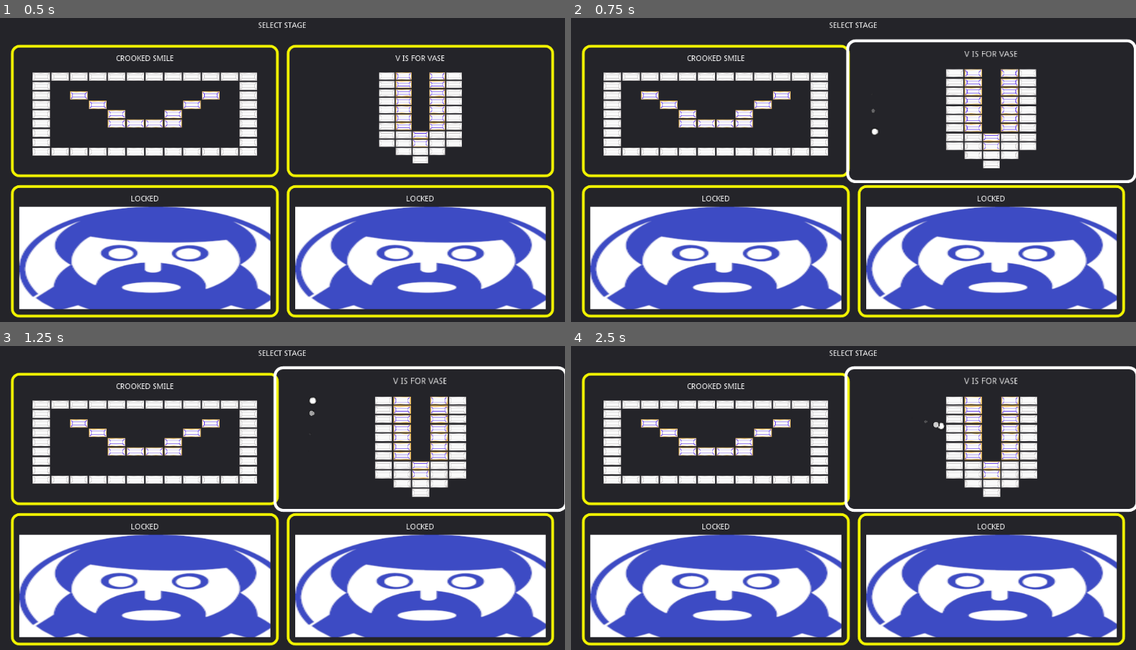
Above: before the commit, frames 1-4 (two rows, left to right).
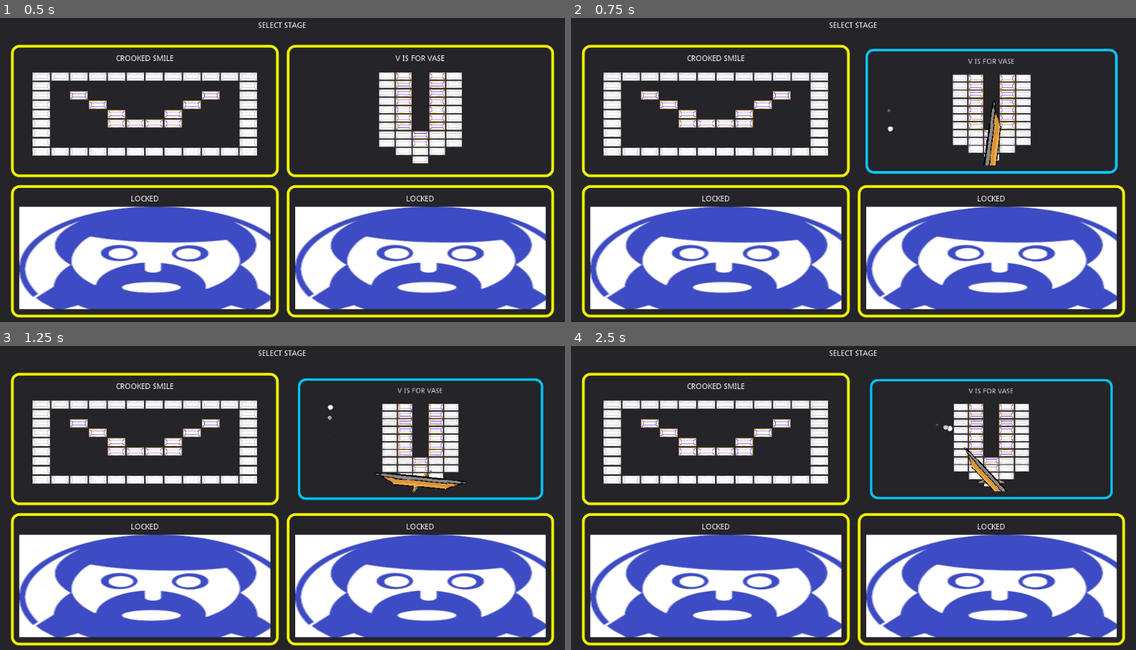
Above: after the commit, the same moments.

Repository: Anatolij-Grigorjev/Breakout4Godot
Game: Godot game, scene res://menus/StageSelectMenu.tscn
Same seed, same stepped clock (60 frames per second), same inputs: the game is played once before the commit and once after it. This scene is started directly instead of the project's main scene.
Inputs (mouse positions are in pixels of both pictures, inside the frame that each line leads up to):
- Up to frame 1 (0.5 s): no input
- Up to frame 2 (0.75 s): tap Enter (ui_accept) at 0.5, 0.6 s; move the mouse to (977, 145) at 0.52 s; hold Right (paddle_right) from 0.53 s (still down); click (977, 145) at 0.67 s
- Up to frame 3 (1.25 s): keep holding Right (paddle_right); tap Enter (ui_accept) at 0.77, 1.07 s
- Up to frame 4 (2.5 s): release Right (paddle_right) at 1.25 s; drag from (740, 507) to (825, 558) at 1.27 s; tap Enter (ui_accept) at 2, 2.3 s; move the mouse to (910, 418) at 2.02 s; hold Right (paddle_right) from 2.03 s (still down); tap Shift (paddle_shift) at 2.1 s

Frame 1 is identical in both runs. In frame 2, 6.5% of the frame differs, in the area x 48-100%, y 6-55%; in frame 3, 6.5%; in frame 4, 6.3%.

Commit message:
add stage selecting effect on stage select screen

Diff:
--- /dev/null
+++ b/game/menus/SelectStagePaddle.tscn
@@ -0,0 +1,68 @@
+[gd_scene load_steps=4 format=2]
+
+[ext_resource path="res://paddle/paddle.png" type="Texture" id=1]
+
+[sub_resource type="Animation" id=2]
+length = 0.001
+tracks/0/type = "value"
+tracks/0/path = NodePath("Sprite:scale")
+tracks/0/interp = 1
+tracks/0/loop_wrap = true
+tracks/0/imported = false
+tracks/0/enabled = true
+tracks/0/keys = {
+"times": PoolRealArray( 0 ),
+"transitions": PoolRealArray( 1 ),
+"update": 0,
+"values": [ Vector2( 1, 1 ) ]
+}
+tracks/1/type = "value"
+tracks/1/path = NodePath("Sprite:rotation_degrees")
+tracks/1/interp = 1
+tracks/1/loop_wrap = true
+tracks/1/imported = false
+tracks/1/enabled = true
+tracks/1/keys = {
+"times": PoolRealArray( 0 ),
+"transitions": PoolRealArray( 1 ),
+"update": 0,
+"values": [ 0.0 ]
+}
+
+[sub_resource type="Animation" id=1]
+resource_name = "appear"
+length = 0.6
+tracks/0/type = "value"
+tracks/0/path = NodePath("Sprite:scale")
+tracks/0/interp = 1
+tracks/0/loop_wrap = true
+tracks/0/imported = false
+tracks/0/enabled = true
+tracks/0/keys = {
+"times": PoolRealArray( 0, 0.5 ),
+"transitions": PoolRealArray( 0.535887, 1 ),
+"update": 0,
+"values": [ Vector2( 10, 5 ), Vector2( 2, 1 ) ]
+}
+tracks/1/type = "value"
+tracks/1/path = NodePath("Sprite:rotation_degrees")
+tracks/1/interp = 1
+tracks/1/loop_wrap = true
+tracks/1/imported = false
+tracks/1/enabled = true
+tracks/1/keys = {
+"times": PoolRealArray( 0, 0.6 ),
+"transitions": PoolRealArray( 0.466516, 1 ),
+"update": 0,
+"values": [ 90.0, 1080.0 ]
+}
+
+[node name="SelectStagePaddle" type="Node2D"]
+
+[node name="Sprite" type="Sprite" parent="."]
+texture = ExtResource( 1 )
+
+[node name="AnimationPlayer" type="AnimationPlayer" parent="."]
+autoplay = "appear"
+anims/RESET = SubResource( 2 )
+anims/appear = SubResource( 1 )
--- a/game/menus/StageSelectBlock.gd
+++ b/game/menus/StageSelectBlock.gd
@@ -5,6 +5,7 @@
 extends Control
 
 const BallScn = preload("res://ball/Ball.tscn")
+const SelectPaddleScn = preload("res://menus/SelectStagePaddle.tscn")
 
 export(PackedScene) var stage_bricks
 export(Vector2) var ball_position = Vector2.ZERO
@@ -22,6 +23,8 @@
 var bricks: BricksMap
 var ball: Ball
 var elements_scale_factor: float = 1.0
+
+var stage_focused = false
 
 func _ready():
 	#create duplicate of own style when several instances present and animation is possible
@@ -62,6 +65,11 @@
 	barrier_bottom.position.y = viewport_size.y + 10
 
 
+func _process(delta):
+	if Input.is_action_just_pressed("ui_accept") and stage_focused:
+		_select_stage()
+
+
 func _clear_ball():
 	if is_instance_valid(ball):
 		ball.queue_free()
@@ -69,6 +77,7 @@
 
 func _reset_view():
 	_clear_ball()
+	yield(get_tree(), "idle_frame")
 	bricks.reset_bricks()
 
 
@@ -100,11 +109,31 @@
 
 
 func _on_Panel_mouse_entered():
+	stage_focused = true
 	$AnimationPlayer.queue("hover")
 	if not is_instance_valid(ball):
 		_launch_ball()
 
 func _on_Panel_mouse_exited():
+	stage_focused = false
 	$AnimationPlayer.queue("unfocus")
 	if is_instance_valid(ball):
 		_reset_view()
+
+
+func _select_stage():
+	var paddle = _fire_selection_paddle()
+	$AnimationPlayer.play("select")
+
+	yield(paddle.get_node("AnimationPlayer"), "animation_finished")
+	print("Stage selected! This one: %s" % self.stage_title)
+
+
+func _fire_selection_paddle() -> Node2D:
+	var paddle = SelectPaddleScn.instance()
+	preview_window.add_child(paddle)
+	paddle.scale *= elements_scale_factor
+	var viewport_size = preview_window.get_visible_rect().size
+	paddle.position = Vector2(viewport_size.x / 2, viewport_size.y - 20)
+
+	return paddle
--- a/game/menus/StageSelectBlock.tscn
+++ b/game/menus/StageSelectBlock.tscn
@@ -1,7 +1,7 @@
-[gd_scene load_steps=9 format=2]
+[gd_scene load_steps=10 format=2]
 
 [ext_resource path="res://menus/StageSelectBlock.gd" type="Script" id=1]
-[ext_resource path="res://bricks/BricksMapVase.tscn" type="PackedScene" id=2]
+[ext_resource path="res://bricks/BricksMapSmile.tscn" type="PackedScene" id=2]
 [ext_resource path="res://asset_lib_icon.png" type="Texture" id=3]
 [ext_resource path="res://Barrier.tscn" type="PackedScene" id=4]
 
@@ -74,6 +74,35 @@
 "values": [ Color( 0.952941, 0.960784, 0, 1 ), Color( 1, 1, 1, 1 ) ]
 }
 
+[sub_resource type="Animation" id=5]
+resource_name = "select"
+length = 0.2
+step = 0.05
+tracks/0/type = "value"
+tracks/0/path = NodePath("Panel:rect_scale")
+tracks/0/interp = 1
+tracks/0/loop_wrap = true
+tracks/0/imported = false
+tracks/0/enabled = true
+tracks/0/keys = {
+"times": PoolRealArray( 0, 0.2 ),
+"transitions": PoolRealArray( 0.574349, 1 ),
+"update": 0,
+"values": [ Vector2( 1.1, 1.1 ), Vector2( 0.9, 0.9 ) ]
+}
+tracks/1/type = "value"
+tracks/1/path = NodePath("Panel:custom_styles/panel:border_color")
+tracks/1/interp = 1
+tracks/1/loop_wrap = true
+tracks/1/imported = false
+tracks/1/enabled = true
+tracks/1/keys = {
+"times": PoolRealArray( 0, 0.2 ),
+"transitions": PoolRealArray( 0.287175, 1 ),
+"update": 0,
+"values": [ Color( 1, 1, 1, 1 ), Color( 0, 0.768627, 0.960784, 1 ) ]
+}
+
 [sub_resource type="Animation" id=4]
 resource_name = "unfocus"
 length = 0.25
@@ -191,4 +220,5 @@
 [node name="AnimationPlayer" type="AnimationPlayer" parent="."]
 anims/RESET = SubResource( 2 )
 anims/hover = SubResource( 3 )
+anims/select = SubResource( 5 )
 anims/unfocus = SubResource( 4 )
--- a/game/menus/StageSelectMenu.tscn
+++ b/game/menus/StageSelectMenu.tscn
@@ -1,7 +1,7 @@
 [gd_scene load_steps=3 format=2]
 
 [ext_resource path="res://menus/StageSelectBlock.tscn" type="PackedScene" id=1]
-[ext_resource path="res://bricks/BricksMapSmile.tscn" type="PackedScene" id=2]
+[ext_resource path="res://bricks/BricksMapVase.tscn" type="PackedScene" id=3]
 
 [node name="StageSelectMenu" type="Control"]
 anchor_right = 1.0
@@ -52,7 +52,6 @@
 margin_bottom = 240.0
 size_flags_horizontal = 3
 size_flags_vertical = 3
-stage_bricks = ExtResource( 2 )
 ball_position = Vector2( 250, 25 )
 stage_title = "Crooked Smile"
 
@@ -64,6 +63,7 @@
 margin_bottom = 240.0
 size_flags_horizontal = 3
 size_flags_vertical = 3
+stage_bricks = ExtResource( 3 )
 ball_position = Vector2( 25, 25 )
 stage_title = "V is for Vase"
 
